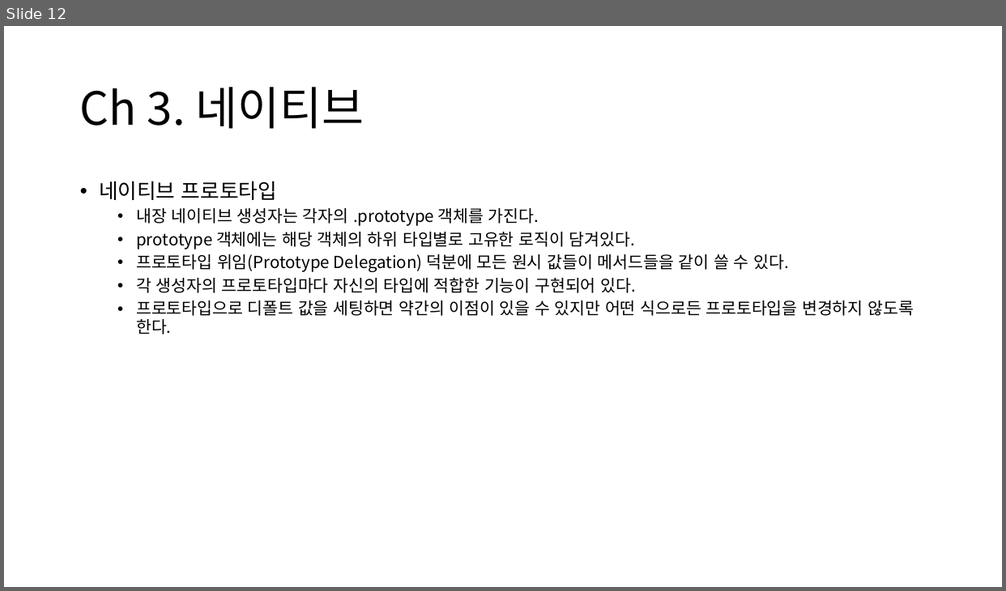
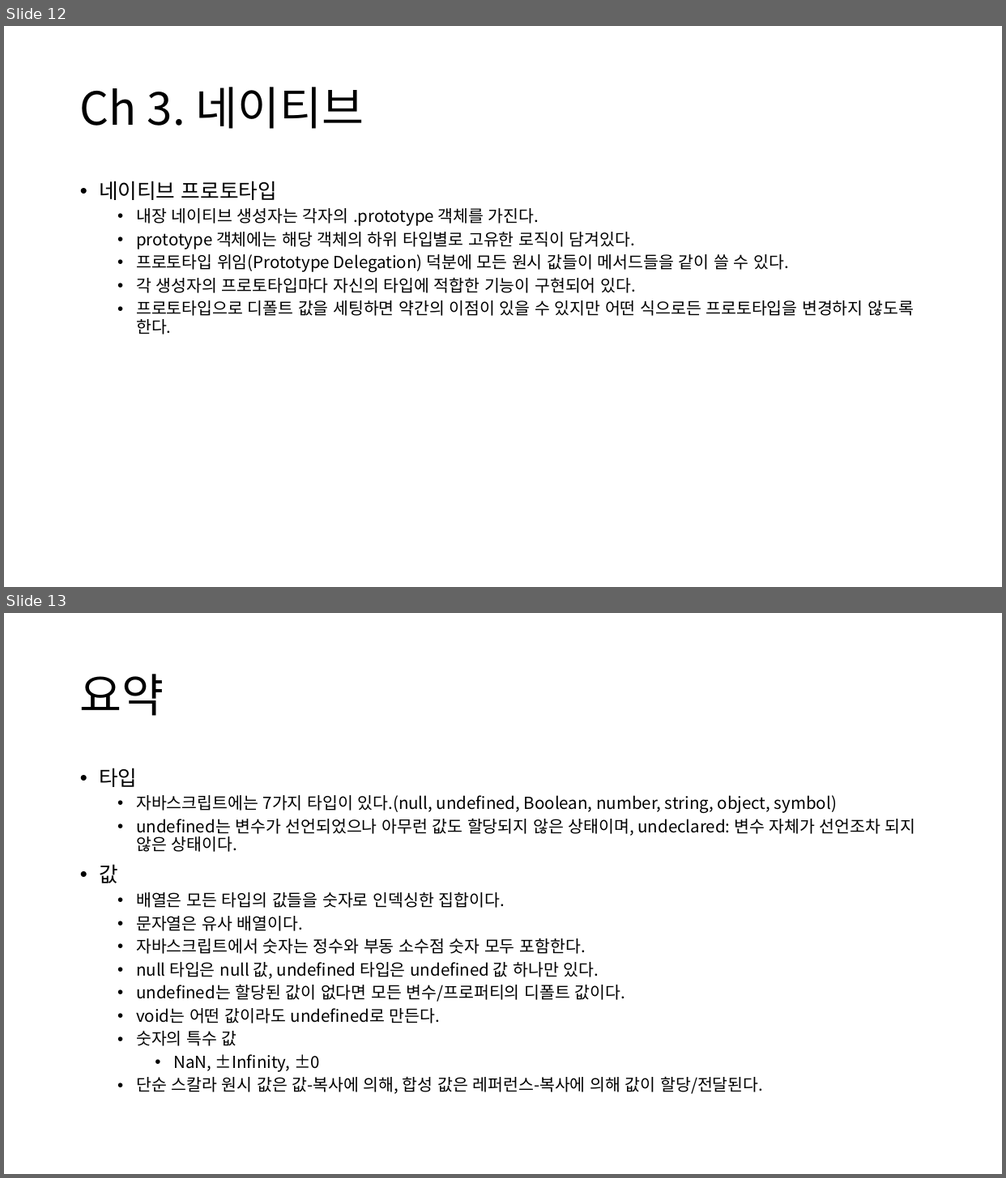
Before and after one commit to limkeunhyeok/study-group, a slide deck: javascript/1주차 자료/1주차.pptx. Shown one above the other, each under a label of ours: slide 12 before the commit, slides 12 and 13 after it. The pictures are 1006x591 and 1006x1178 pixels, drawn with LibreOffice and Linux fonts; fonts in the diff are those of the drawing. Boxes give left, top, right and bottom in pixels: in the first picture for what was removed or moved away, otherwise in the second. Text is boxed around its words. In the diff, an @@ line names an element or a change of style, - is before the commit and + after.

```diff
--- a/javascript/1주차 자료/1주차.pptx
+++ b/javascript/1주차 자료/1주차.pptx
@@ slide 13 added at (x1=4, y1=613, x2=1002, y2=1174), background #FFFFFF @@
@@ title added at (x1=80, y1=674, x2=164, y2=716), 44 pt, text #000000 @@
+요약
@@ text added at (x1=99, y1=768, x2=916, y2=1094), 16 pt, text #000000 @@
+• 타입
+  • 자바스크립트에는 7가지 타입이 있다.(null, undefined, Boolean, number, string, object, symbol)
+  • undefined는 변수가 선언되었으나 아무런 값도 할당되지 않은 상태이며, undeclared: 변수 자체가 선언조차 되지 않은 상태이다.
+• 값
+  • 배열은 모든 타입의 값들을 숫자로 인덱싱한 집합이다.
+  • 문자열은 유사 배열이다.
+  • 자바스크립트에서 숫자는 정수와 부동 소수점 숫자 모두 포함한다.
+  • null 타입은 null 값, undefined 타입은 undefined 값 하나만 있다.
+  • undefined는 할당된 값이 없다면 모든 변수/프로퍼티의 디폴트 값이다.
+  • void는 어떤 값이라도 undefined로 만든다.
+  • 숫자의 특수 값
+    • NaN, ±Infinity, ±0
+  • 단순 스칼라 원시 값은 값-복사에 의해, 합성 값은 레퍼런스-복사에 의해 값이 할당/전달된다.
```
Also in this commit, not shown: 1 other slide added, 13 other files.
